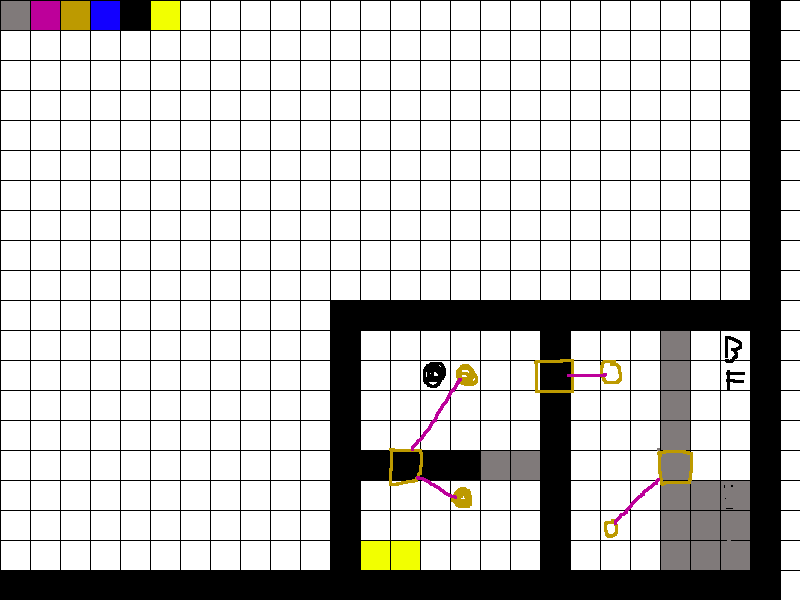
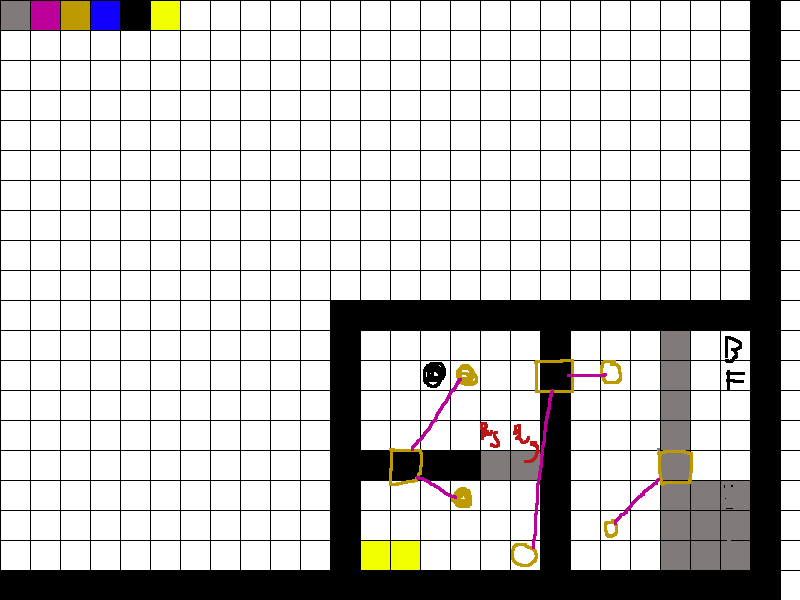
Layers edited between the first and the second (800, 600) image:
painted on "grid.png" over [480, 389, 554, 567]
